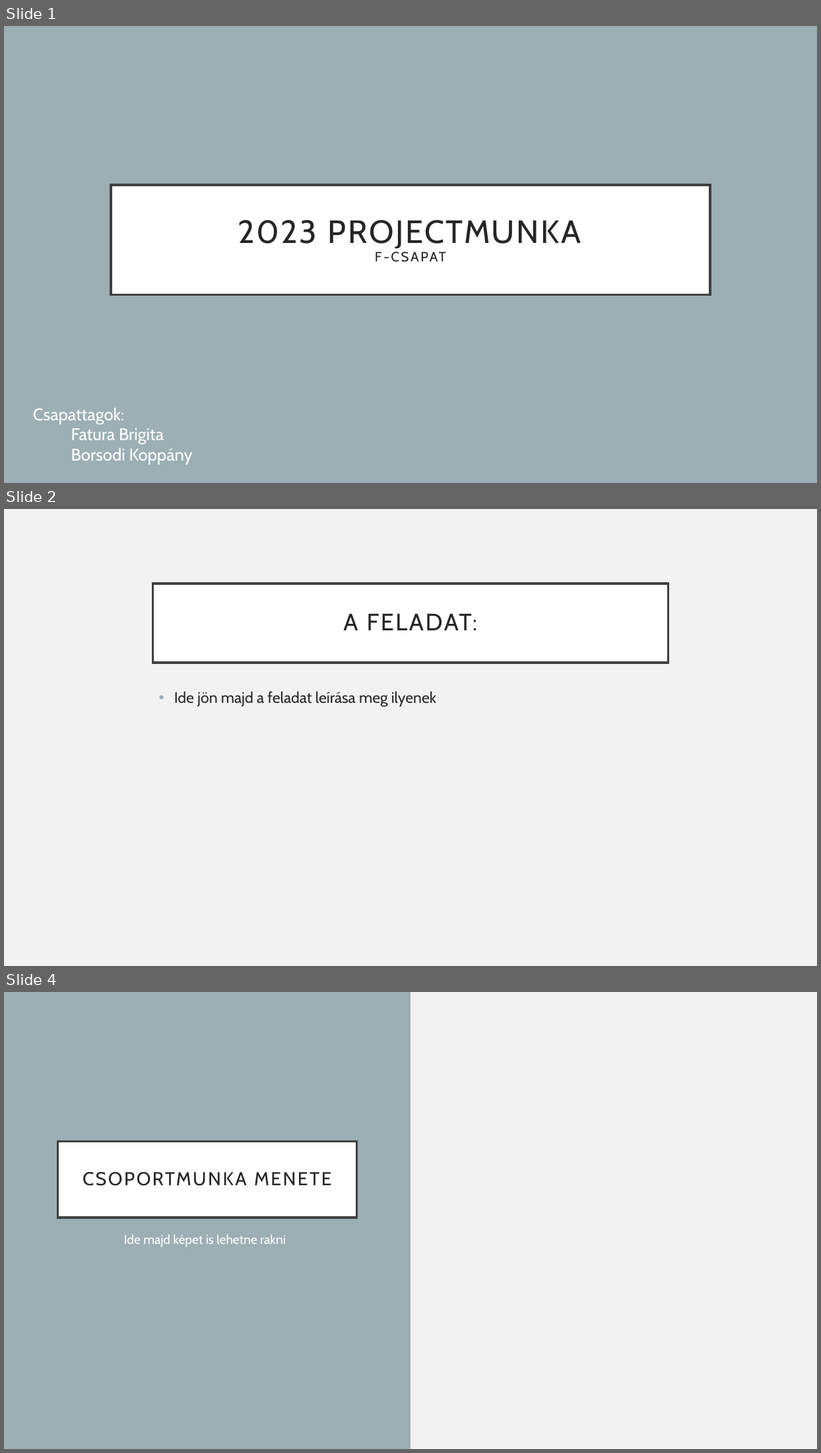
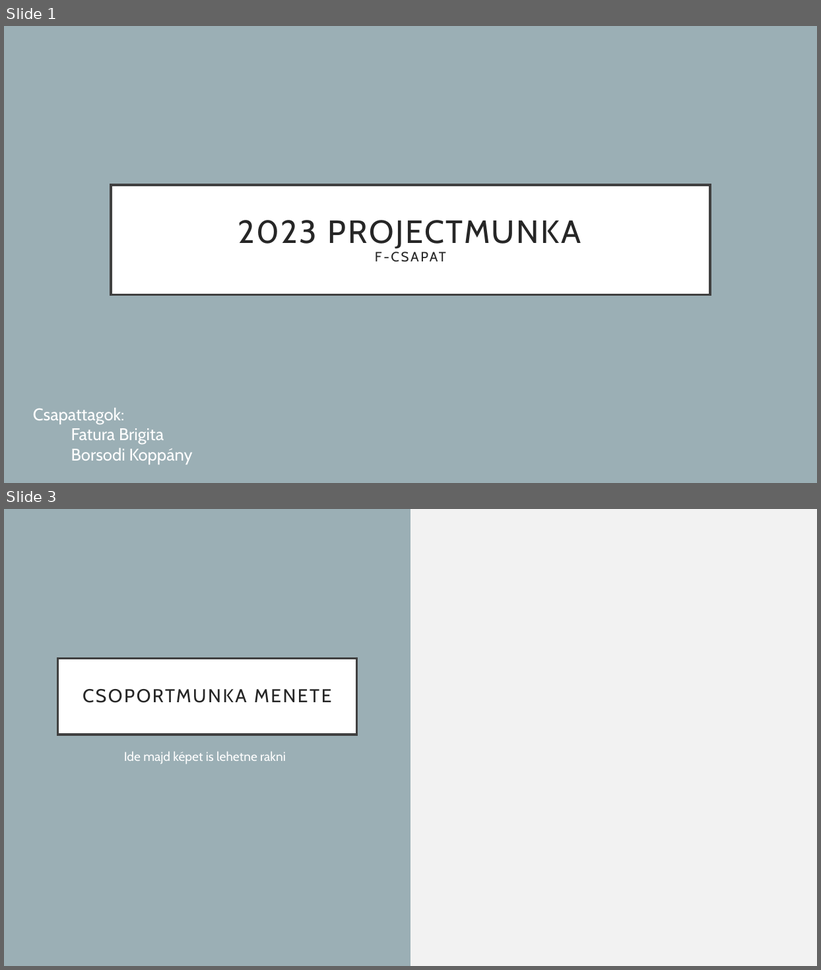
Before and after one commit to fatura-brigitta/Proj1-Jelado-10A_F, a slide deck: Proj1-Jelado-10A_f.pptx. Shown one above the other, each under a label of ours: slides 1, 2 and 4 before the commit, slides 1 and 3 after it; the slides between them are not shown. The pictures are 821x1453 and 821x970 pixels, drawn with LibreOffice and Linux fonts; fonts in the diff are those of the drawing. Boxes give left, top, right and bottom in pixels: in the first picture for what was removed or moved away, otherwise in the second. Text is boxed around its words. In the diff, an @@ line names an element or a change of style, - is before the commit and + after.

Commit message:
5. feladatig megvam

```diff
--- a/Proj1-Jelado-10A_f.pptx
+++ b/Proj1-Jelado-10A_f.pptx
@@ slide 2 removed at [4, 509, 817, 966], background #F2F2F2 @@
@@ title removed at [153, 584, 668, 663] @@
-A FELADAT:
@@ text removed at [174, 691, 437, 707] @@
-• Ide jön majd a feladat leírása meg ilyenek
@@ what was slide 4 is now slide 3 @@
```
Also in this commit, not shown: 3 slides added, 3 other slides removed.
